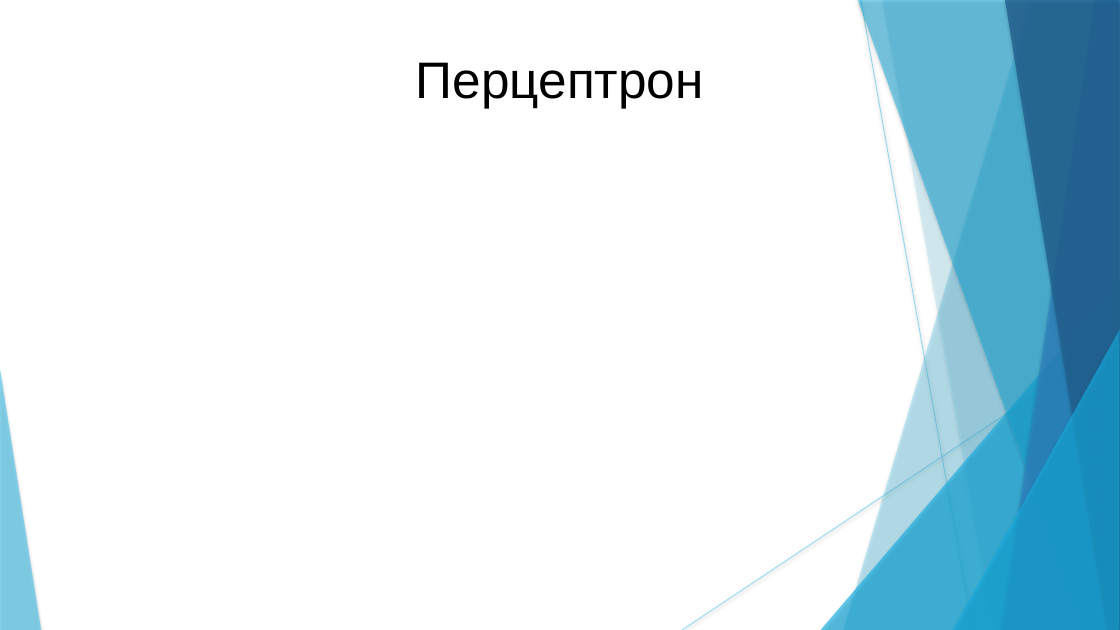
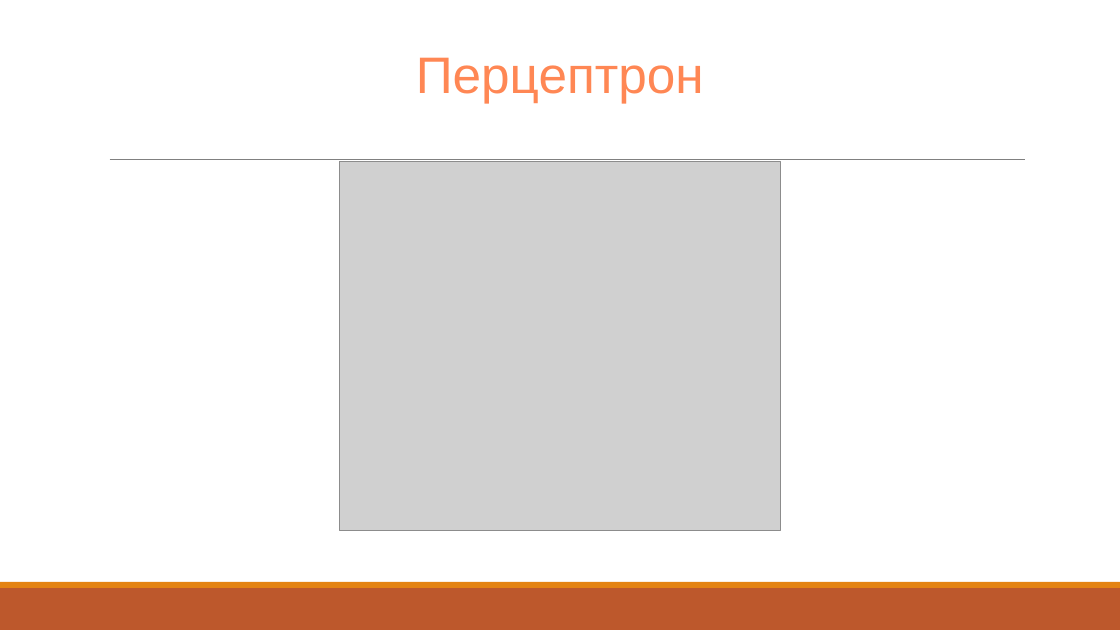
Before and after one commit to CodeMonsterPedro/Docs, a slide deck: slide 6 of demo.pptx. Drawn at 1120x630 pixels with LibreOffice and Linux fonts; fonts in the diff are those of the drawing; grey boxes stand for pictures. Boxes give left, top, right and bottom in pixels: in the first picture for what was removed or moved away, otherwise in the second. Text is boxed around its words. In the diff, an @@ line names an element or a change of style, - is before the commit and + after.

```diff
--- a/demo.pptx
+++ b/demo.pptx
@@ title "Перцептрон" at <box>416,57,704,103</box>: text colour #000000 to #FF8754; line spacing 1 to 0.85 @@
@@ line added from (110, 160) to (1026, 160), #808080 0.5 pt @@
@@ picture added at <box>339,161,781,531</box> @@
@@ group removed at <box>0,0,1120,630</box>: 5 freeform shapes, 3 triangles, 2 lines @@
@@ rectangle added at <box>0,588,1120,630</box>, fill #BD582C @@
@@ rectangle added at <box>0,582,1120,588</box>, fill #E48312 @@
```
Also in this commit, not shown: 7 other slides changed, 3 slides added, 3 slides removed, 7 other files.
